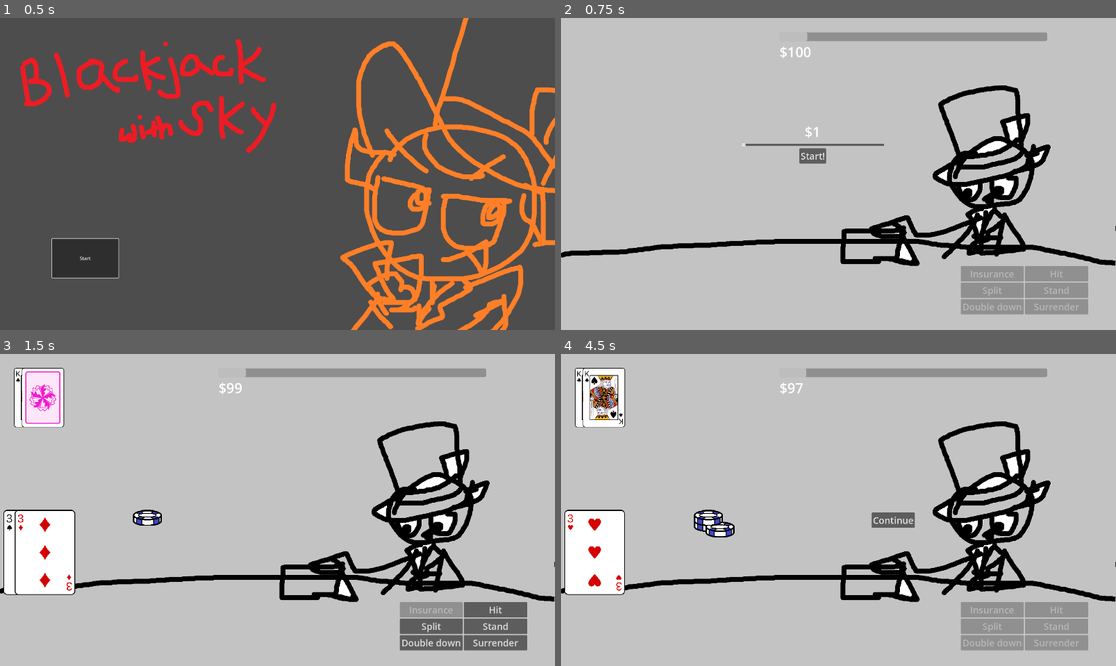
Above: before the commit, frames 1-4 (two rows, left to right).
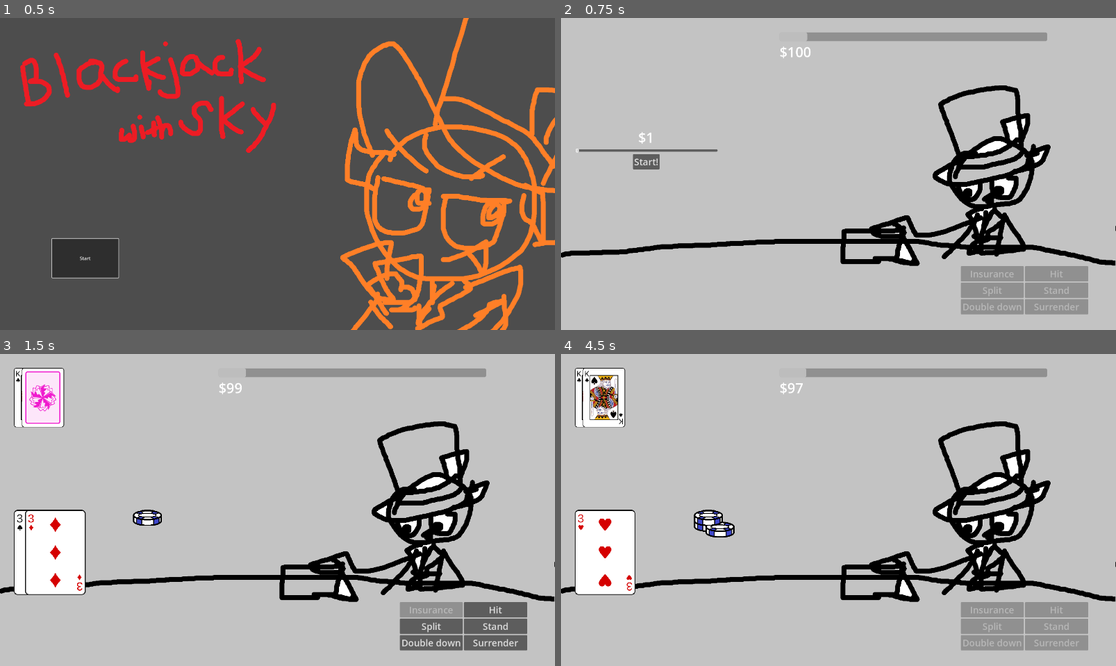
Above: after the commit, the same moments.

Repository: Tofutush/blackjack-with-sky
Game: Godot game, scene res://scenes/Start/Start.tscn
The game is run twice, just before and just after one commit, with the same random seed, the same clock (stepped at 60 frames per second) and the same inputs.
Inputs:
- Up to frame 1 (0.5 s): no input
- Up to frame 2 (0.75 s): click "Start" at 0.5 s
- Up to frame 3 (1.5 s): click "Start!" at 1.25 s
- Up to frame 4 (4.5 s): click "Split" at 2 s; click "Double down" at 2.75 s; click "Hit" at 3.5 s; click "Stand" at 4.25 s

Frame 1 is identical in both runs. In frame 2, 0.9% of the frame differs, in the area x 2-59%, y 34-49%; in frame 3, 1.6%; in frame 4, 1.9%, in the area x 0-64%, y 49-78%.
Error in both runs: Invalid assignment of property or key 'deck' with value of type 'Resource (Deck)' on a base object of type 'Control (DeckDisplay)'. (res://scripts/deck.gd:45)

Commit message:
positioning

Diff:
--- a/scenes/Main/Main.tscn
+++ b/scenes/Main/Main.tscn
@@ -26,11 +26,14 @@
 texture = ExtResource("3_exyxu")
 
 [node name="Bet" parent="." instance=ExtResource("3_brr1f")]
-layout_mode = 0
-offset_left = 624.0
-offset_top = 360.0
-offset_right = 1118.0
-offset_bottom = 653.0
+layout_mode = 1
+anchors_preset = -1
+anchor_left = 0.025
+anchor_top = 0.35200003
+anchor_right = 0.025
+anchor_bottom = 0.35200003
+offset_top = -0.16003418
+offset_bottom = 292.83997
 
 [node name="MoneyMeter" parent="." instance=ExtResource("6_d463r")]
 layout_mode = 0
@@ -64,25 +67,29 @@
 [node name="ContinueButton" type="Button" parent="."]
 layout_mode = 1
 anchors_preset = -1
-anchor_left = 0.56
-anchor_top = 0.508
-anchor_right = 0.56
-anchor_bottom = 0.508
-offset_left = -0.19995117
-offset_top = 0.35998535
-offset_right = 148.80005
-offset_bottom = 53.359985
+anchor_left = 0.025
+anchor_top = 0.55600005
+anchor_right = 0.025
+anchor_bottom = 0.55600005
+offset_top = -0.4800415
+offset_right = 149.0
+offset_bottom = 52.51996
 text = "Continue"
+metadata/_edit_use_anchors_ = true
 
-[node name="InsuranceChips" parent="." instance=ExtResource("7_q8kdv")]
-layout_mode = 1
+[node name="PlayerChipDisplays" type="Node" parent="."]
+
+[node name="MainChips" parent="PlayerChipDisplays" instance=ExtResource("7_q8kdv")]
 anchors_preset = -1
-anchor_left = 0.57100004
-anchor_top = 0.6
-anchor_right = 0.57100004
-anchor_bottom = 0.6
-offset_left = 0.67993164
-offset_right = 0.67993164
+anchor_left = 0.272
+anchor_top = 0.744
+anchor_right = 0.272
+anchor_bottom = 0.744
+offset_left = -0.24005127
+offset_top = -0.52001953
+offset_right = -0.24005127
+offset_bottom = -0.52001953
+metadata/_edit_use_anchors_ = true
 
 [node name="PlayerDeckDisplays" type="Node" parent="."]
 
@@ -96,18 +103,16 @@
 offset_bottom = 0.35998535
 grow_vertical = 0
 
-[node name="PlayerChipDisplays" type="Node" parent="."]
-
-[node name="MainChips" parent="PlayerChipDisplays" instance=ExtResource("7_q8kdv")]
+[node name="InsuranceChips" parent="." instance=ExtResource("7_q8kdv")]
+layout_mode = 1
 anchors_preset = -1
-anchor_left = 0.30400002
-anchor_top = 0.522
-anchor_right = 0.30400002
-anchor_bottom = 0.522
-offset_left = 0.3199463
-offset_top = 0.23999023
-offset_right = 0.3199463
-offset_bottom = 0.23999023
+anchor_left = 0.5157917
+anchor_top = 0.86944443
+anchor_right = 0.5157917
+anchor_bottom = 0.86944443
+offset_left = 0.67993164
+offset_right = 0.67993164
+metadata/_edit_use_anchors_ = true
 
 [connection signal="bet_submitted" from="Bet" to="." method="_on_bet_bet_submitted"]
 [connection signal="double_down" from="PlayerButtons" to="." method="_on_player_double_down"]
--- a/scenes/Main/main.gd
+++ b/scenes/Main/main.gd
@@ -3,7 +3,7 @@
 const deckDisplayScene = preload("res://scenes/DeckDisplay/deck_display.tscn")
 const chipsScene = preload("res://scenes/Chips/chips.tscn")
 
-const DECK_INITIAL_POS = Vector2(12, 540)
+const DECK_INITIAL_POS = Vector2(48, 540)
 const CHIP_INITIAL_POS = Vector2(460, 540)
 
 var mainDeck: Deck
